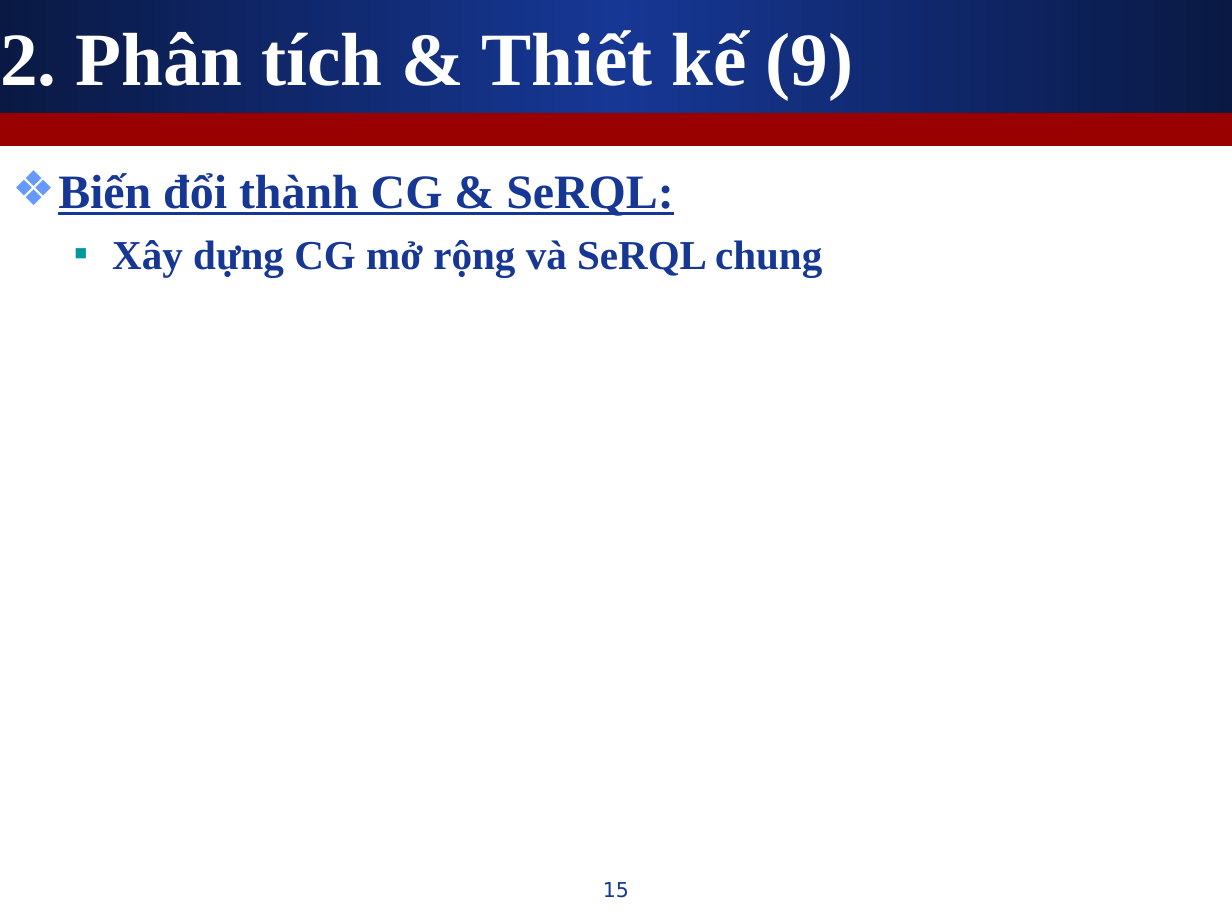
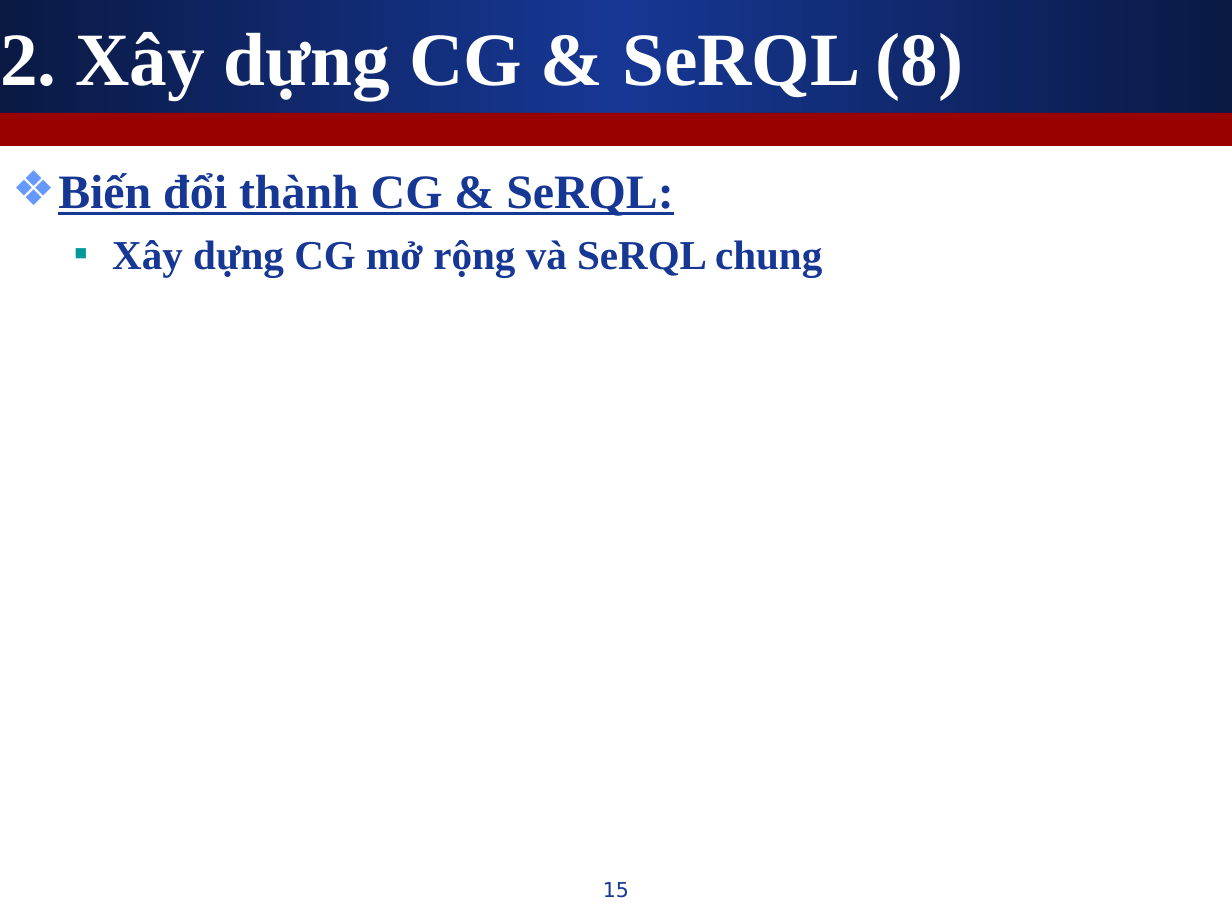
Before and after one commit to leaderwing/kt-kimres, a slide deck: slide 15 of note/[K][Thesis] Presentation.ppt. Drawn at 1232x924 pixels with LibreOffice and Linux fonts; fonts in the diff are those of the drawing. Boxes give left, top, right and bottom in pixels: in the first picture for what was removed or moved away, otherwise in the second. Text is boxed around its words. In the diff, an @@ line names an element or a change of style, - is before the commit and + after.

```diff
--- a/note/[K][Thesis] Presentation.ppt
+++ b/note/[K][Thesis] Presentation.ppt
@@ title at [0, 32, 963, 99]: text changed @@
-2. Phân tích & Thiết kế (9)
+2. Xây dựng CG & SeRQL (8)
```
Also in this commit, not shown: 13 other slides changed, 2 slides added, 2 slides removed.
